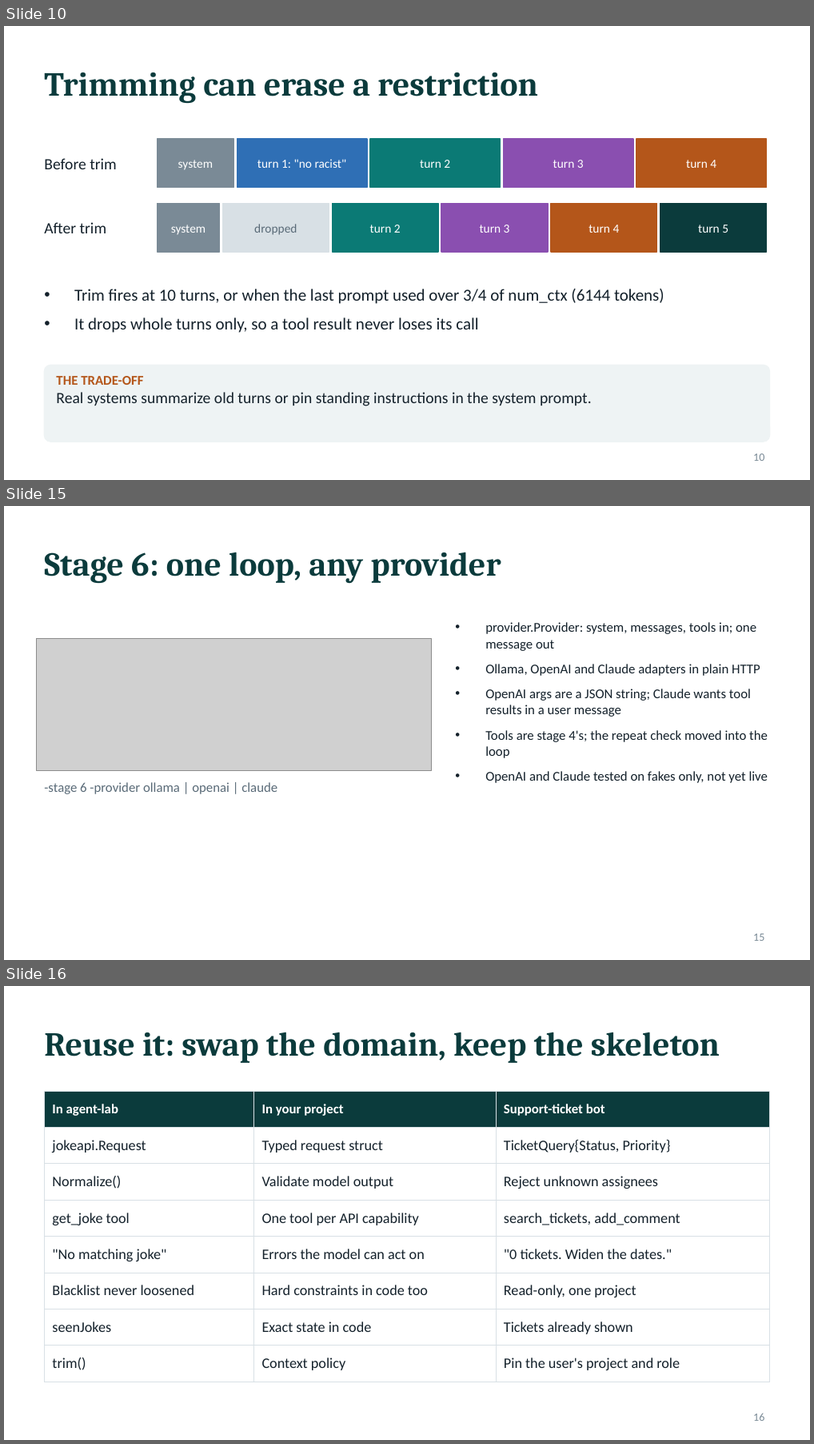
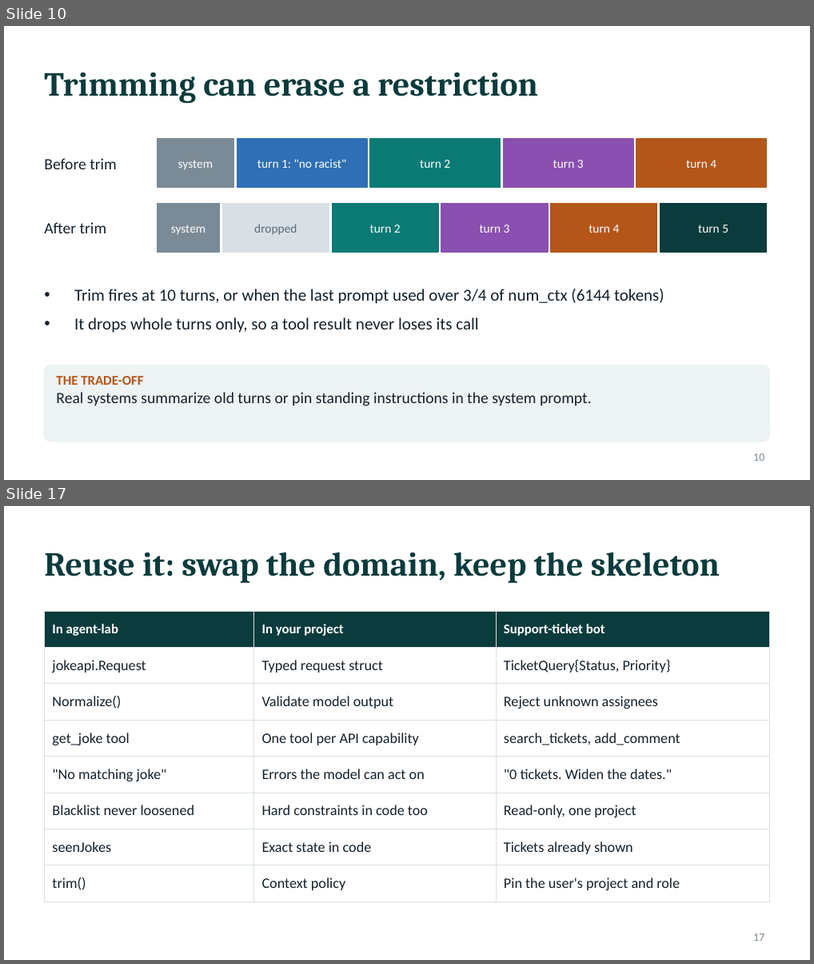
Before and after one commit to AriT93/agent-lab, a slide deck: docs/agent-lab-guide.pptx. Shown one above the other, each under a label of ours: slides 10, 15 and 16 before the commit, slides 10 and 17 after it; the slides between them are not shown. The pictures are 814x1444 and 814x964 pixels, drawn with LibreOffice and Linux fonts; fonts in the diff are those of the drawing; grey boxes stand for pictures. Boxes give left, top, right and bottom in pixels: in the first picture for what was removed or moved away, otherwise in the second. Text is boxed around its words. In the diff, an @@ line names an element or a change of style, - is before the commit and + after.

```diff
--- a/docs/agent-lab-guide.pptx
+++ b/docs/agent-lab-guide.pptx
@@ slide 15 removed at [4,506,810,960], background #FFFFFF @@
@@ title removed at [44,552,502,584] @@
-Stage 6: one loop, any provider
@@ text removed at [486,622,768,783] @@
-• provider.Provider: system, messages, tools in; one message out
-• Ollama, OpenAI and Claude adapters in plain HTTP
-• OpenAI args are a JSON string; Claude wants tool results in a user message
-• Tools are stage 4's; the repeat check moved into the loop
-• OpenAI and Claude tested on fakes only, not yet live
@@ picture removed at [36,638,431,771] @@
@@ text removed at [44,782,278,794] @@
--stage 6 -provider ollama | openai | claude
@@ page number removed at [754,933,765,940] @@
-15
@@ what was slide 16 is now slide 17 @@
@@ page number at [754,933,765,940]: text changed @@
-16
+17
```
Also in this commit, not shown: 8 slides changed, 3 slides added, 1 other slide removed, 1 other file.
